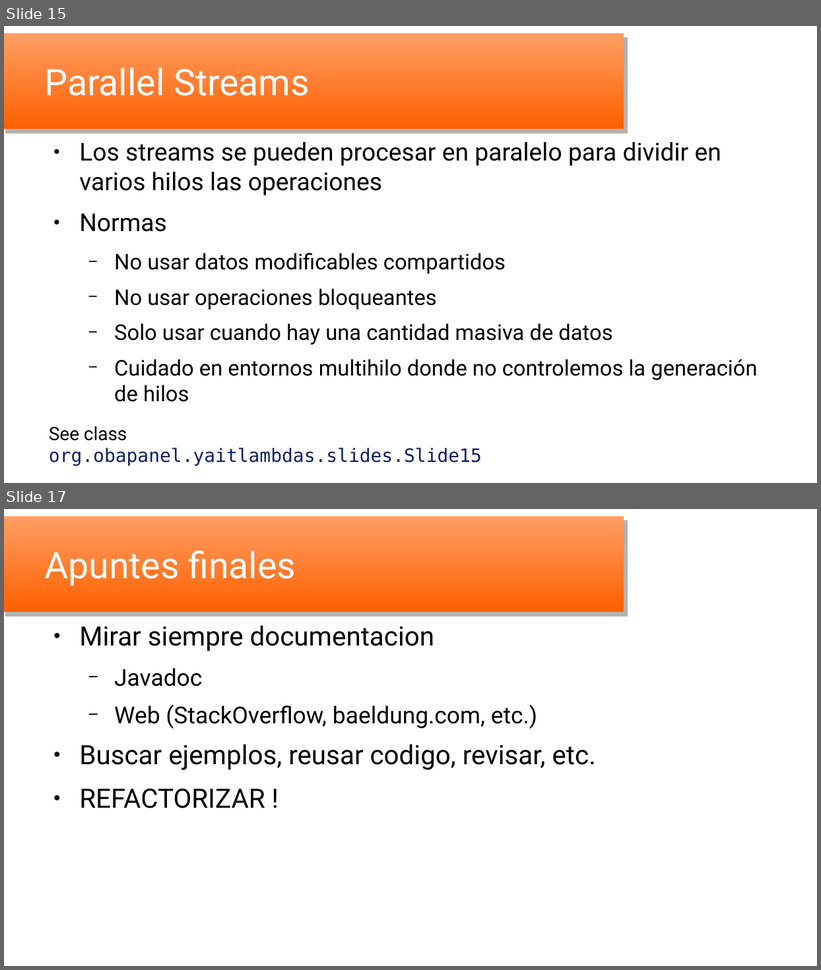
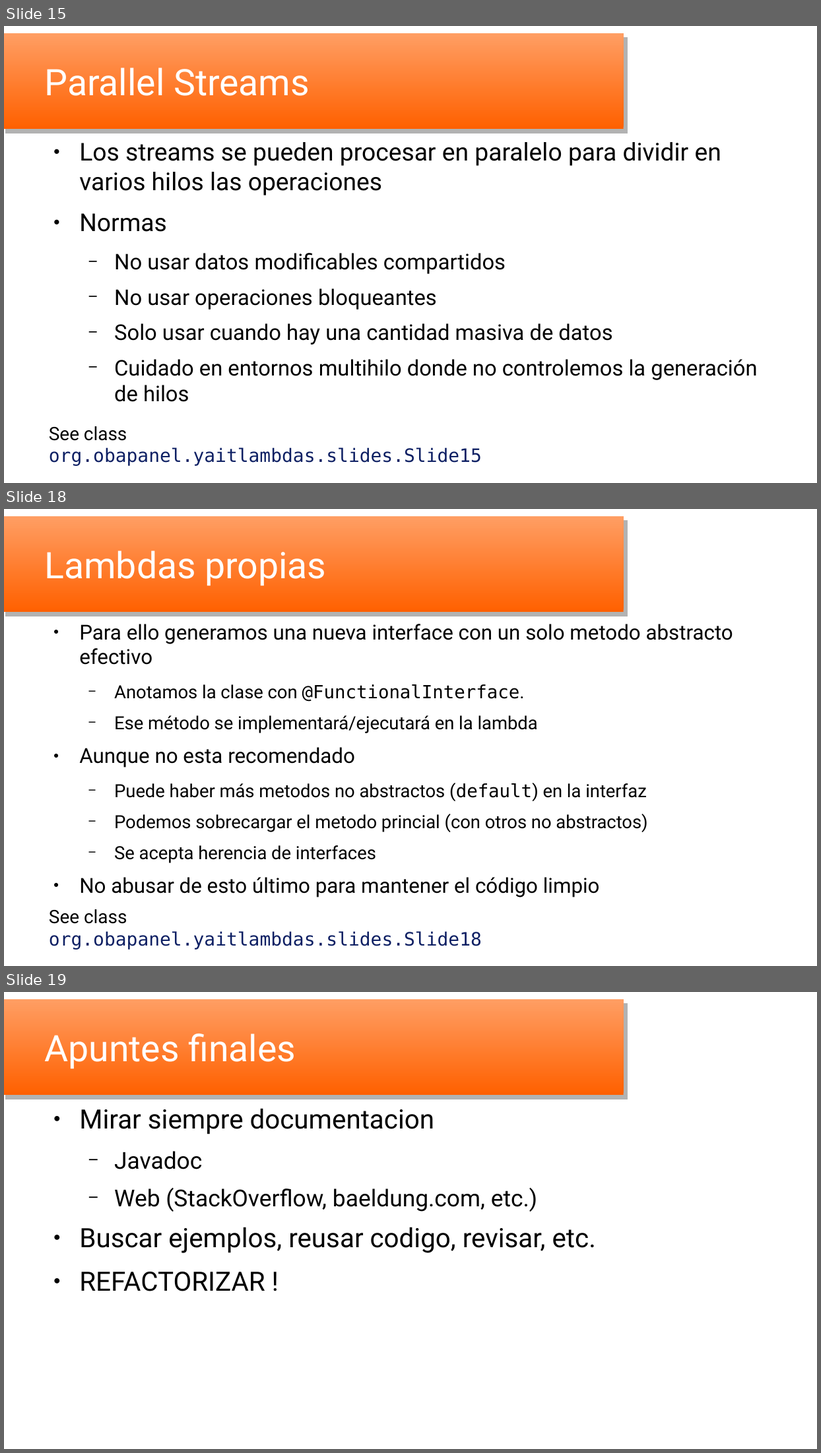
Before and after one commit to oscar-besga-panel/YaitLambdas, a slide deck: YaitLambdas_es.odp. Shown one above the other, each under a label of ours: slides 15 and 17 before the commit, slides 15, 18 and 19 after it; the slides between them are not shown. The pictures are 821x970 and 821x1453 pixels, drawn with LibreOffice and Linux fonts; fonts in the diff are those of the drawing; background and template pictures are left out. Boxes give left, top, right and bottom in pixels: in the first picture for what was removed or moved away, otherwise in the second. Text is boxed around its words. In the diff, an @@ line names an element or a change of style, - is before the commit and + after.

```diff
--- a/YaitLambdas_es.odp
+++ b/YaitLambdas_es.odp
@@ slide 18 added at (x1=4, y1=509, x2=817, y2=966), background #FFFFFF; not listed: 1 template element that a slide beside it also shows @@
@@ title added at (x1=45, y1=551, x2=327, y2=586), 35.7 pt, text #FFFFFF @@
+Lambdas propias
@@ text added at (x1=79, y1=624, x2=733, y2=898), 17.7 pt, text #000000 @@
+● Para ello generamos una nueva interface con un solo metodo abstracto efectivo
+  − Anotamos la clase con @FunctionalInterface.
+  − Ese método se implementará/ejecutará en la lambda
+● Aunque no esta recomendado
+  − Puede haber más metodos no abstractos (default) en la interfaz
+  − Podemos sobrecargar el metodo princial (con otros no abstractos)
+  − Se acepta herencia de interfaces
+● No abusar de esto último para mantener el código limpio
@@ text added at (x1=49, y1=910, x2=482, y2=949), 18 pt, text #0D1F63 @@
+See class org.obapanel.yaitlambdas.slides.Slide18
@@ what was slide 17 is now slide 19 @@
```
Also in this commit, not shown: 5 slides changed, 1 other slide added, 6 other files.
